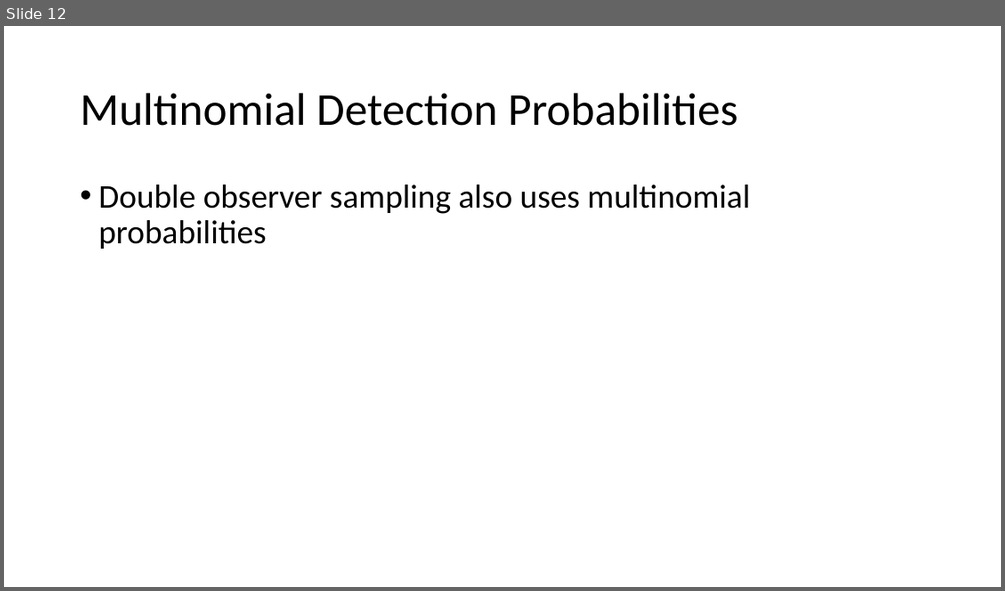
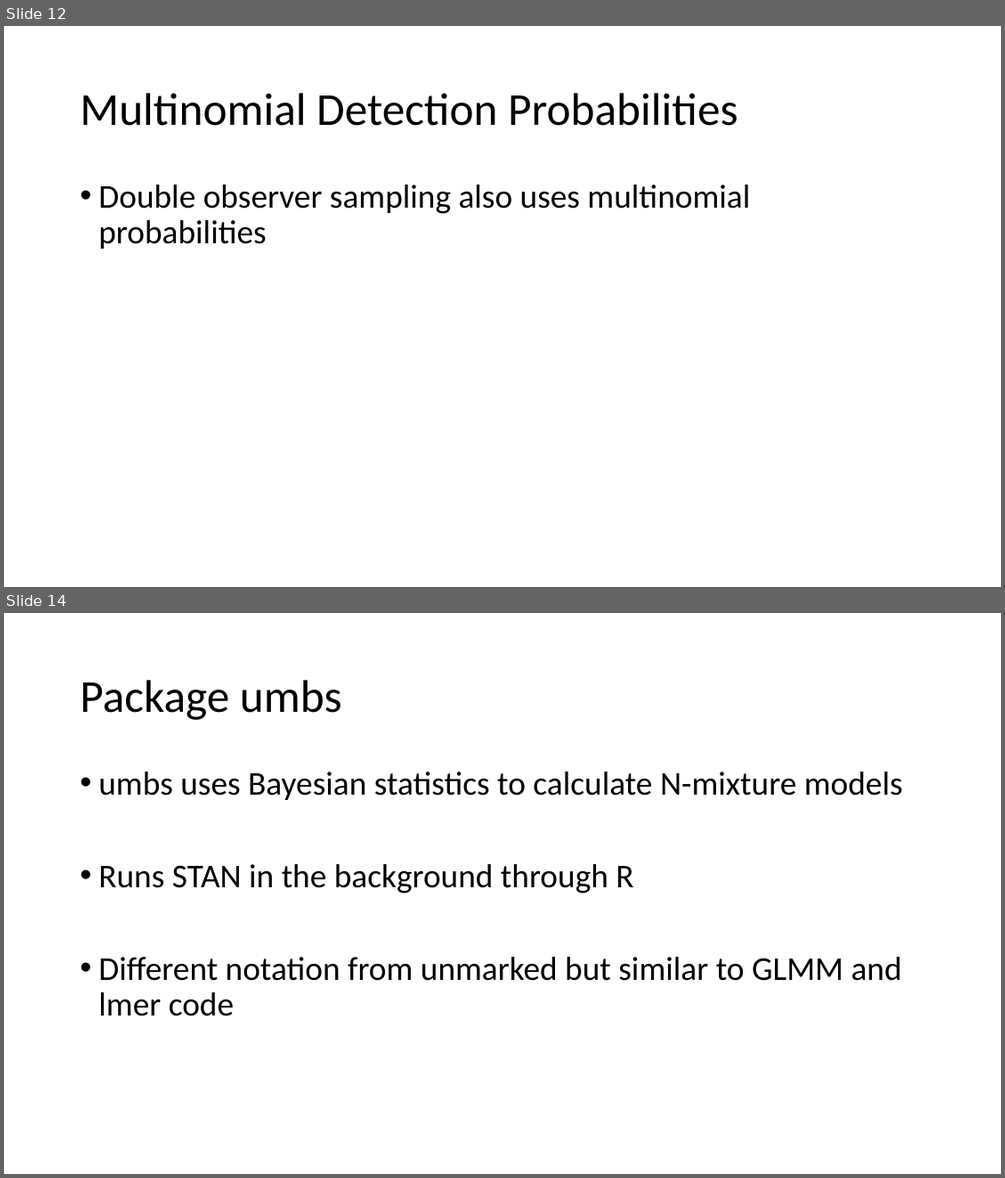
Before and after one commit to evanmadams/AOS_SCO-2021-Count-Data-Workshop, a slide deck: lessons/Nmix advanced.pptx. Shown one above the other, each under a label of ours: slide 12 before the commit, slides 12 and 14 after it; the slides between them are not shown. The pictures are 1005x591 and 1005x1178 pixels, drawn with LibreOffice and Linux fonts; fonts in the diff are those of the drawing. Boxes give left, top, right and bottom in pixels: in the first picture for what was removed or moved away, otherwise in the second. Text is boxed around its words. In the diff, an @@ line names an element or a change of style, - is before the commit and + after.

```diff
--- a/lessons/Nmix advanced.pptx
+++ b/lessons/Nmix advanced.pptx
@@ slide 14 added at box(4, 613, 1001, 1174), background #FFFFFF @@
@@ title added at box(80, 680, 342, 720), 44 pt, text #000000 @@
+Package umbs
@@ text added at box(98, 771, 903, 1016), 32 pt, text #000000 @@
+• umbs uses Bayesian statistics to calculate N-mixture models
+• Runs STAN in the background through R
+• Different notation from unmarked but similar to GLMM and lmer code
```
Also in this commit, not shown: 1 other slide added.
